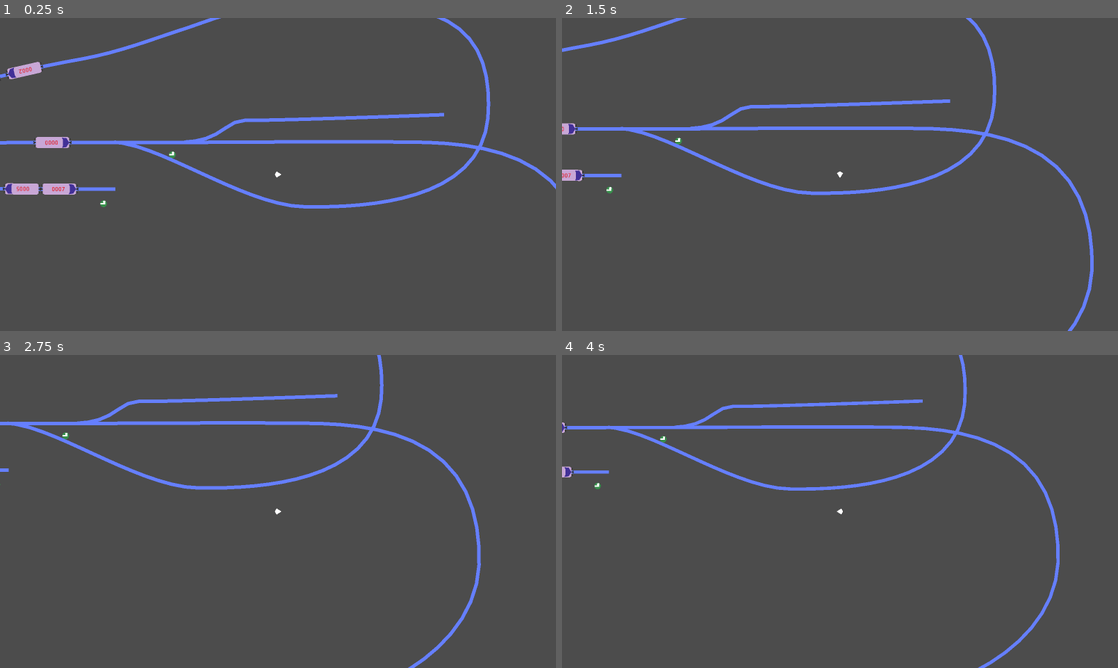
Above: before the commit, frames 1-4 (two rows, left to right).
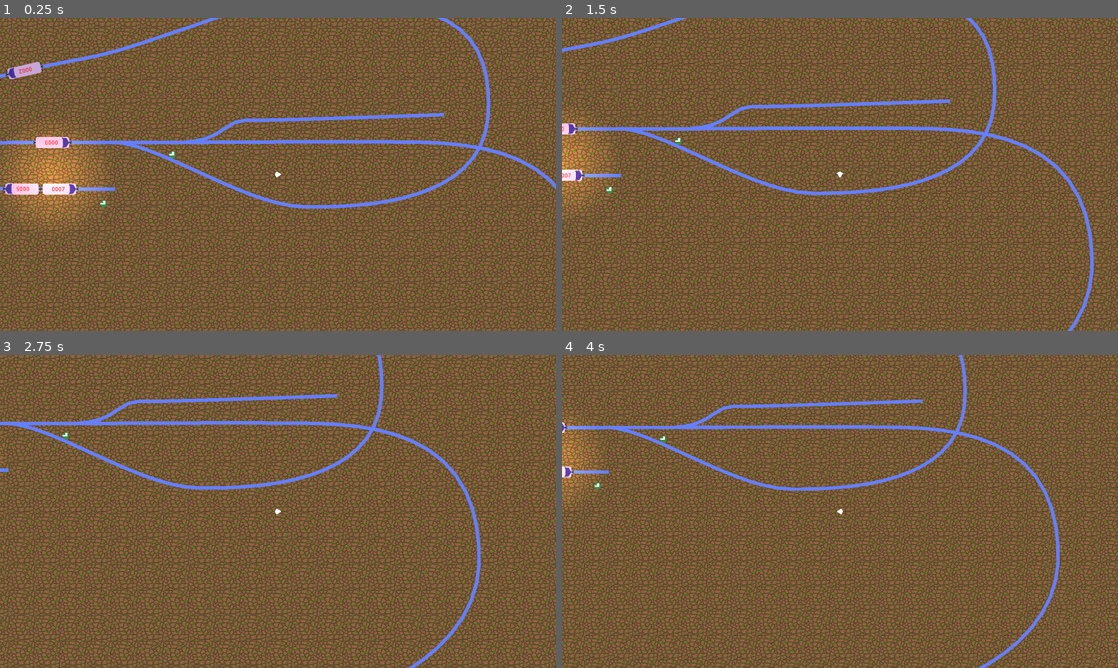
Above: after the commit, the same moments.

Repository: DeniZka/gd-trains
Game: Godot game, scene res://main.tscn
Same seed, same stepped clock (60 frames per second), same inputs: the game is played once before the commit and once after it.
Inputs (mouse positions are in pixels of both pictures, inside the frame that each line leads up to):
- Up to frame 1 (0.25 s): no input
- Up to frame 2 (1.5 s): tap Enter at 0.5 s; move the mouse to (584, 71) at 0.52 s; hold D (ui_right) 0.53-1.28 s; click (584, 71) at 0.6 s; move the mouse to (612, 202) at 1.27 s; hold S (ui_down) from 1.28 s (still down); tap Z (break) at 1.35 s; click (612, 202) at 1.42 s
- Up to frame 3 (2.75 s): move the mouse to (5, 473) at 2.02 s; release S (ui_down) at 2.03 s; hold D (ui_right) from 2.03 s (still down); tap E (mount) at 2.1 s; click (5, 473) at 2.17 s
- Up to frame 4 (4 s): move the mouse to (628, 436) at 2.77 s; release D (ui_right) at 2.78 s; hold Q (accelerate) 2.78-3.53 s; tap Mouse wheel up (zoom_in) at 2.85 s; click (628, 436) at 2.92 s; tap Space at 3.5 s; move the mouse to (1006, 558) at 3.52 s; hold A (ui_left) from 3.53 s (still down); hold Mouse wheel down (zoom_out) from 3.53 s (still down)

The runs differ from the first frame. In frame 1, 97% of the frame differs, in the area x 0-100%, y 0-100%; in frame 2, 97%; in frame 3, 97%; in frame 4, 97%.

Commit message:
play with light

Diff:
--- a/main.tscn
+++ b/main.tscn
@@ -1,13 +1,15 @@
-[gd_scene load_steps=20 format=2]
+[gd_scene load_steps=22 format=2]
 
 [ext_resource path="res://kraken.tscn" type="PackedScene" id=1]
 [ext_resource path="res://script/Path2D.gd" type="Script" id=2]
 [ext_resource path="res://script/Camera2D.gd" type="Script" id=3]
 [ext_resource path="res://switch.gd" type="Script" id=4]
+[ext_resource path="res://assets/light.png" type="Texture" id=5]
 [ext_resource path="res://script/Actor.gd" type="Script" id=6]
 [ext_resource path="res://terminator.tscn" type="PackedScene" id=7]
 [ext_resource path="res://script/Player.gd" type="Script" id=8]
 [ext_resource path="res://switch2w.tscn" type="PackedScene" id=9]
+[ext_resource path="res://assets/ground.png" type="Texture" id=10]
 
 [sub_resource type="Curve2D" id=5]
 bake_interval = 40.11
@@ -57,6 +59,15 @@
 radius = 27.2947
 
 [node name="main" type="Node"]
+
+[node name="TextureRect" type="TextureRect" parent="."]
+margin_left = -1000.0
+margin_top = -1000.0
+margin_right = 49000.0
+margin_bottom = 49000.0
+rect_scale = Vector2( 0.1, 0.1 )
+texture = ExtResource( 10 )
+stretch_mode = 2
 
 [node name="lines" type="Node" parent="."]
 
@@ -71,7 +82,8 @@
 offset = 1036.76
 
 [node name="hull" parent="lines/c_line/car_poser" instance=ExtResource( 1 )]
-car_ID = 10
+position = Vector2( 0.133484, 5.67142 )
+car_ID = 11
 
 [node name="car_poser2" type="PathFollow2D" parent="lines/c_line"]
 position = Vector2( -9.64099, 119.242 )
@@ -250,7 +262,7 @@
 
 [node name="terminator" parent="lines/Path2D3" instance=ExtResource( 7 )]
 position = Vector2( -294, 359 )
-rotation = 3.14
+rotation = 2.81984
 offset = 622.778
 
 [node name="Actor" type="KinematicBody2D" parent="."]
@@ -279,6 +291,12 @@
 
 [node name="poly_actor" type="Polygon2D" parent="Player"]
 polygon = PoolVector2Array( 10, 0, -4, -9, -9, 0, -4, 9 )
+
+[node name="Light2D" type="Light2D" parent="."]
+position = Vector2( 152, 456 )
+texture = ExtResource( 5 )
+texture_scale = 0.5
+color = Color( 0.713726, 0.537255, 0.227451, 1 )
 
 [connection signal="body_entered" from="lines/c_centr/switch/switch" to="lines/c_centr/switch/switch" method="_on_switch_body_entered"]
 [connection signal="mouse_entered" from="lines/c_centr/switch/switch/button" to="lines/c_centr/switch/switch" method="_on_button_mouse_entered"]
--- a/script/Camera2D.gd
+++ b/script/Camera2D.gd
@@ -16,10 +16,6 @@
 	#pass # Replace with function body.
 func _input(event):
 	#event.type == InputEvent.M
-	pass
-
-
-func _unhandled_input(event):
 	if Input.is_action_pressed("zoom_in"):
 		var z: Vector2 = get_zoom()
 		z -= z * 0.05
@@ -28,6 +24,11 @@
 		var z: Vector2 = get_zoom()
 		z += z * 0.05
 		set_zoom(z)
+	pass
+
+
+func _unhandled_input(event):
+	pass
 	#if Input.is_action_pressed()
 # Called every frame. 'delta' is the elapsed time since the previous frame.
 func _process(delta):
Binary file added: assets/ground.png
Binary file added: assets/light.png
Not shown, added: assets/light.png.import
